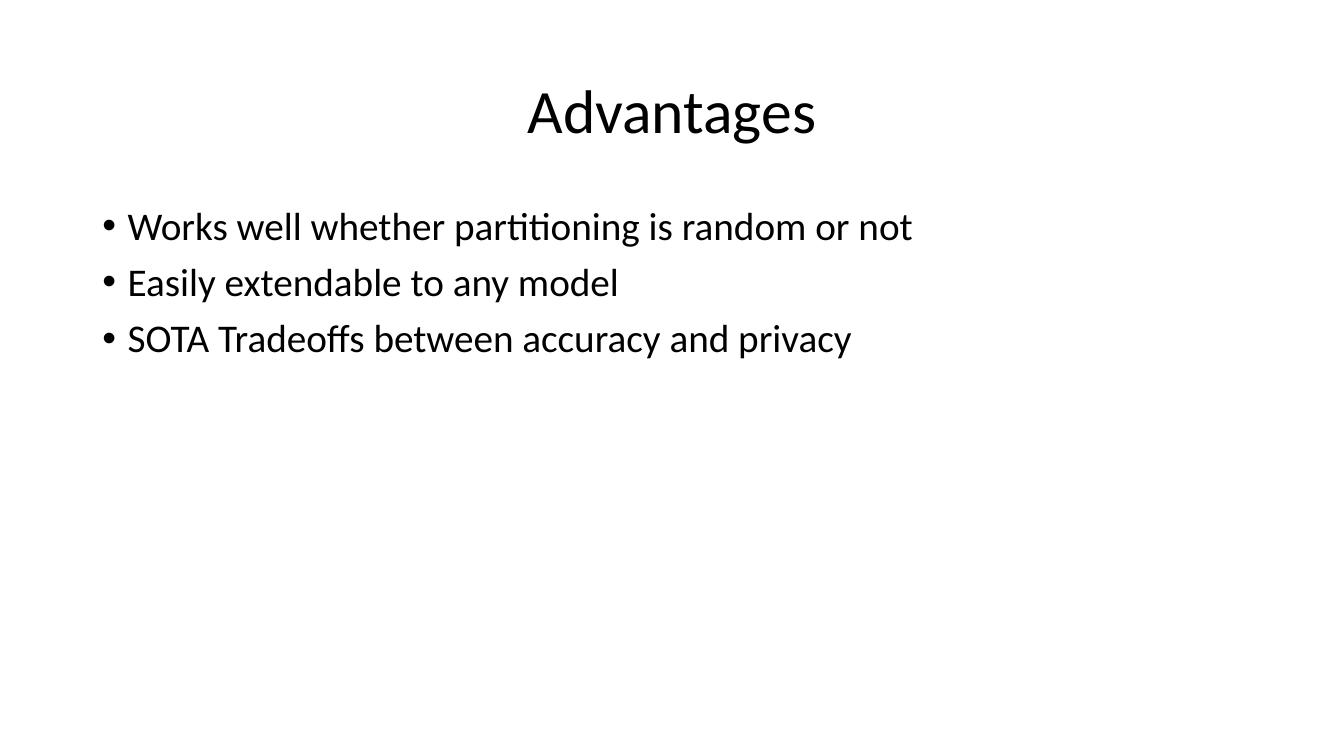
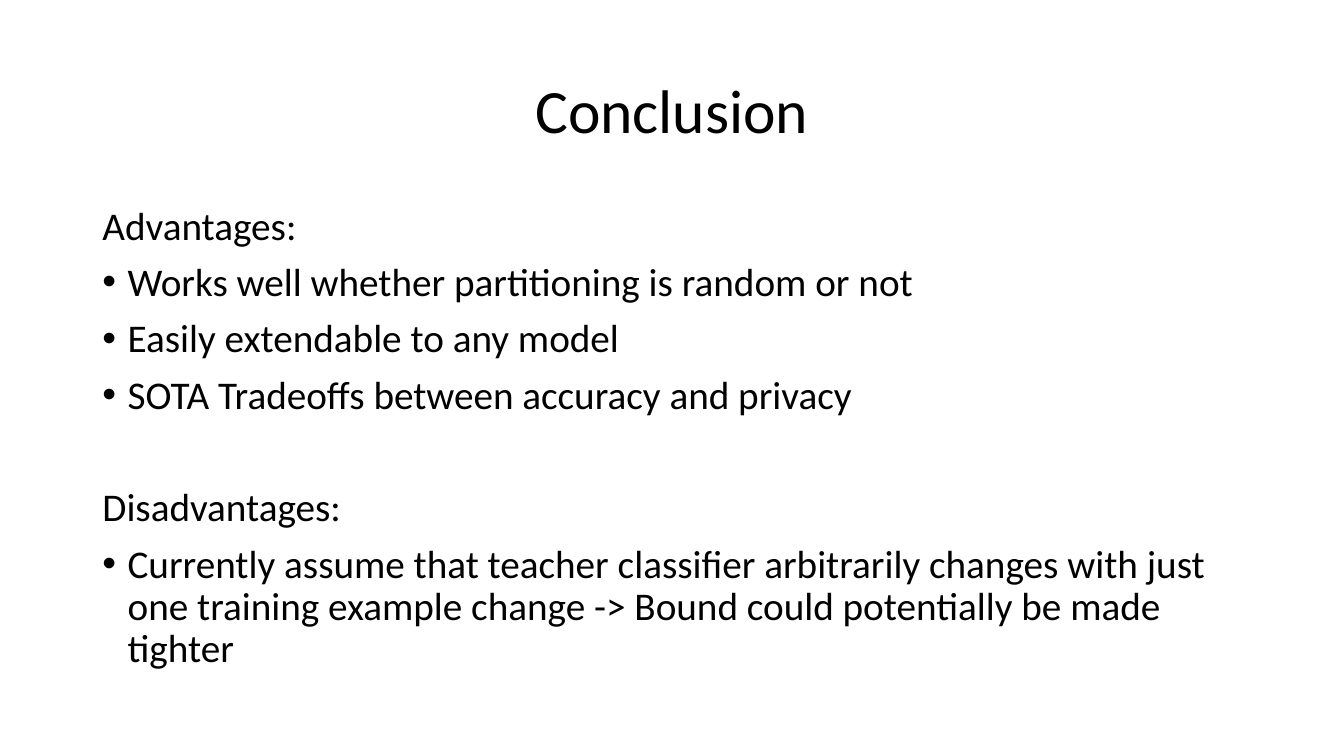
Before and after one commit to aisecure/aisecure.github.io, a slide deck: slide 27 of TEACHING/files/2019/1107/hari_aml.pptx (slide 24 before the commit). Drawn at 1344x756 pixels with LibreOffice and Linux fonts; fonts in the diff are those of the drawing. Boxes give left, top, right and bottom in pixels: in the first picture for what was removed or moved away, otherwise in the second. Text is boxed around its words. In the diff, an @@ line names an element or a change of style, - is before the commit and + after.

Commit message:
Upload slides for 11/07

```diff
--- a/TEACHING/files/2019/1107/hari_aml.pptx
+++ b/TEACHING/files/2019/1107/hari_aml.pptx
@@ title at (535, 90, 808, 134): text changed @@
-Advantages
+Conclusion
@@ text at (102, 212, 296, 247): paragraph added @@
+Advantages:
@@ text at (102, 493, 1205, 669): paragraphs added @@
+Disadvantages:
+• Currently assume that teacher classifier arbitrarily changes with just one training example change -> Bound could potentially be made tighter
```
Also in this commit, not shown: 10 other slides changed, 5 slides added, 2 slides removed.
